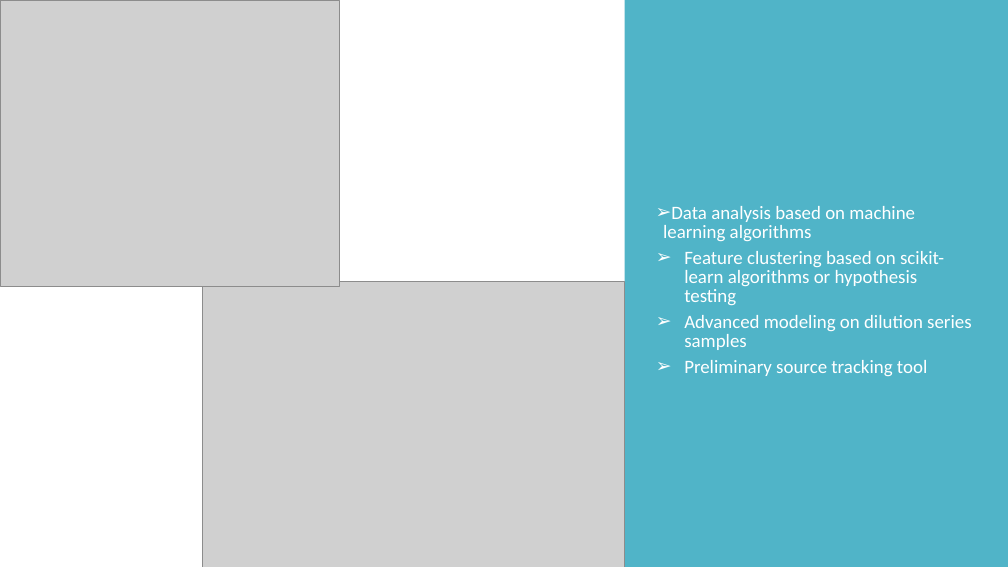
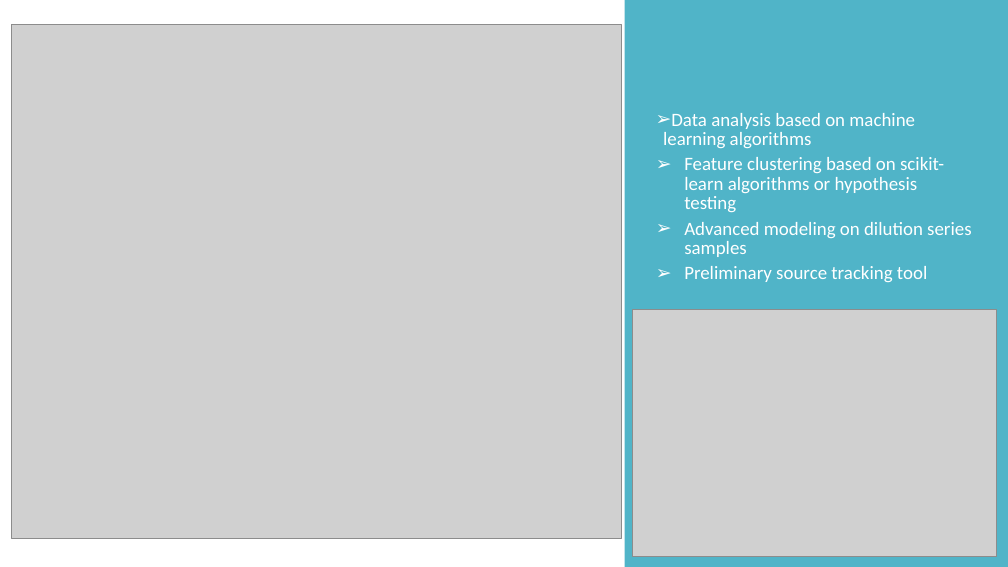
Before and after one commit to XiminHu/mass-suite, a slide deck: slide 9 of doc/20200623 Showcase.pptx (slide 8 before the commit). Drawn at 1008x567 pixels with LibreOffice and Linux fonts; fonts in the diff are those of the drawing; grey boxes stand for pictures. Boxes give left, top, right and bottom in pixels: in the first picture for what was removed or moved away, otherwise in the second. Text is boxed around its words. In the diff, an @@ line names an element or a change of style, - is before the commit and + after.

```diff
--- a/doc/20200623 Showcase.pptx
+++ b/doc/20200623 Showcase.pptx
@@ picture resized from (x1=0, y1=0, x2=340, y2=286) to (x1=11, y1=24, x2=622, y2=538) @@
@@ text "Data analysis based on machine ..." moved from (x1=663, y1=206, x2=971, y2=376) to (x1=663, y1=113, x2=971, y2=282) @@
@@ picture resized from (x1=203, y1=281, x2=625, y2=567) to (x1=633, y1=310, x2=997, y2=557) @@
```
Also in this commit, not shown: 5 other slides changed, 2 slides added, 1 slide removed, 3 other files.
